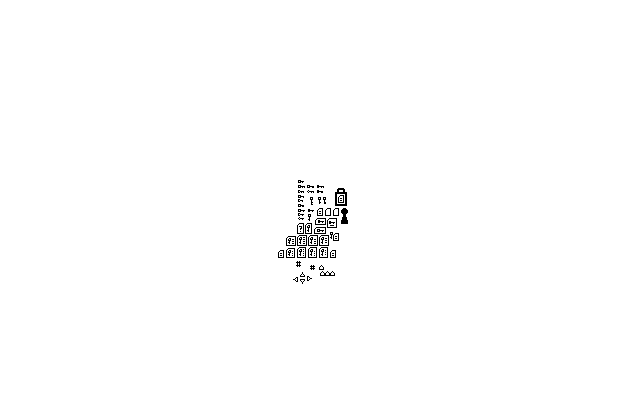
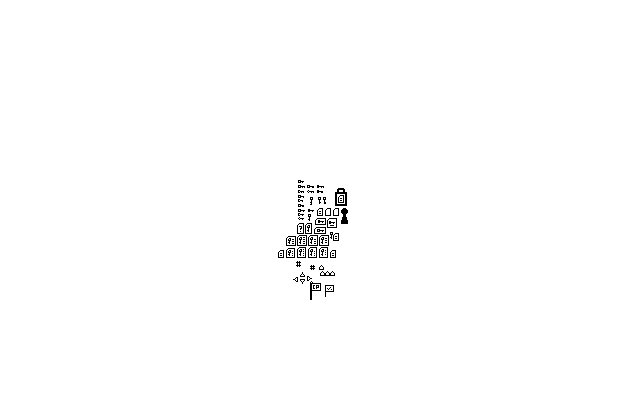
Layered file, before and after one edit (640 x 400). Changes by layer:
painted on "Hintergrund" over (310, 202, 334, 300)
